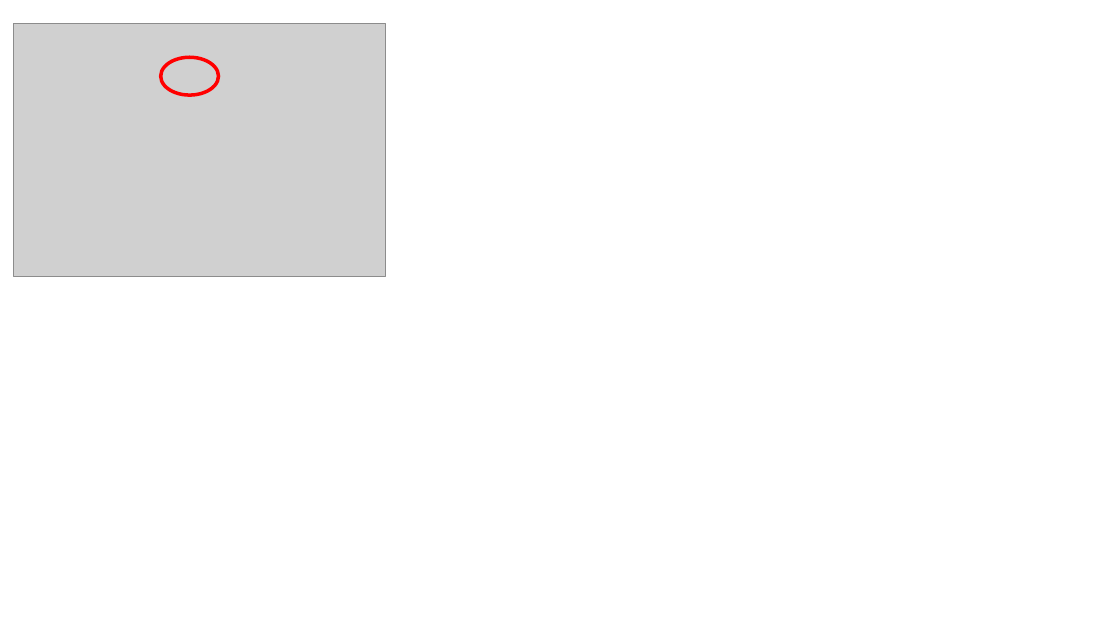
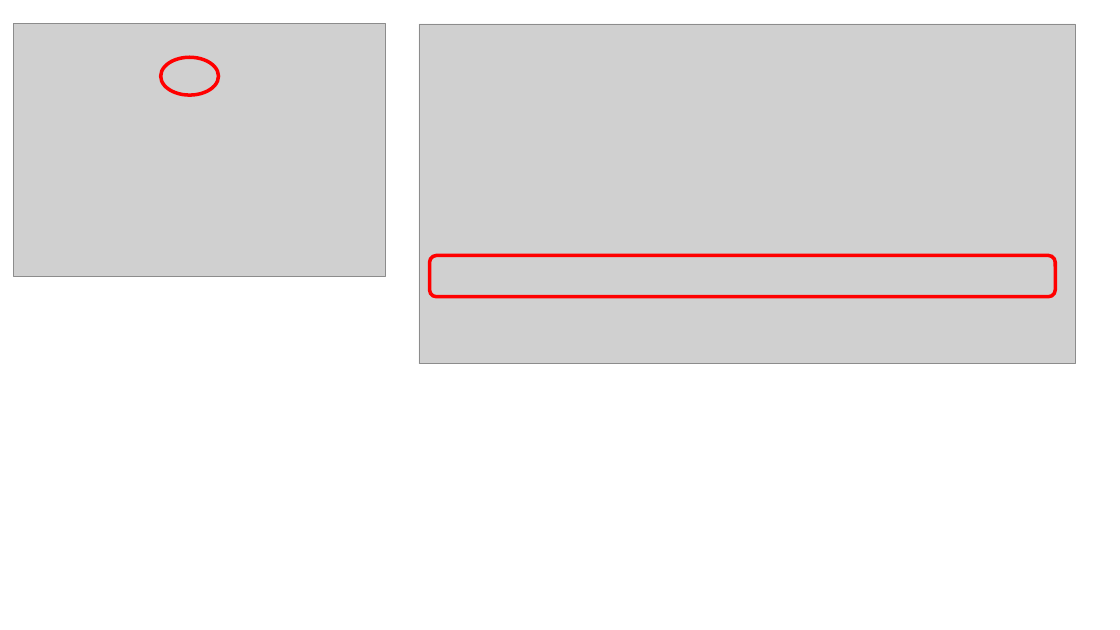
Before and after one commit to ayuina/azure-getstart, a slide deck: slide 4 of document/01_develop_webdb_on_iaas/図版.pptx. Drawn at 1120x630 pixels with LibreOffice and Linux fonts; fonts in the diff are those of the drawing; grey boxes stand for pictures. Boxes give left, top, right and bottom in pixels: in the first picture for what was removed or moved away, otherwise in the second. Text is boxed around its words. In the diff, an @@ line names an element or a change of style, - is before the commit and + after.

```diff
--- a/document/01_develop_webdb_on_iaas/図版.pptx
+++ b/document/01_develop_webdb_on_iaas/図版.pptx
@@ picture added at (419,24,1075,365) @@
@@ rounded rectangle added at (429,255,1055,297), outline #FF0000 3 pt @@
```
Also in this commit, not shown: 1 slide added, 3 other files.
